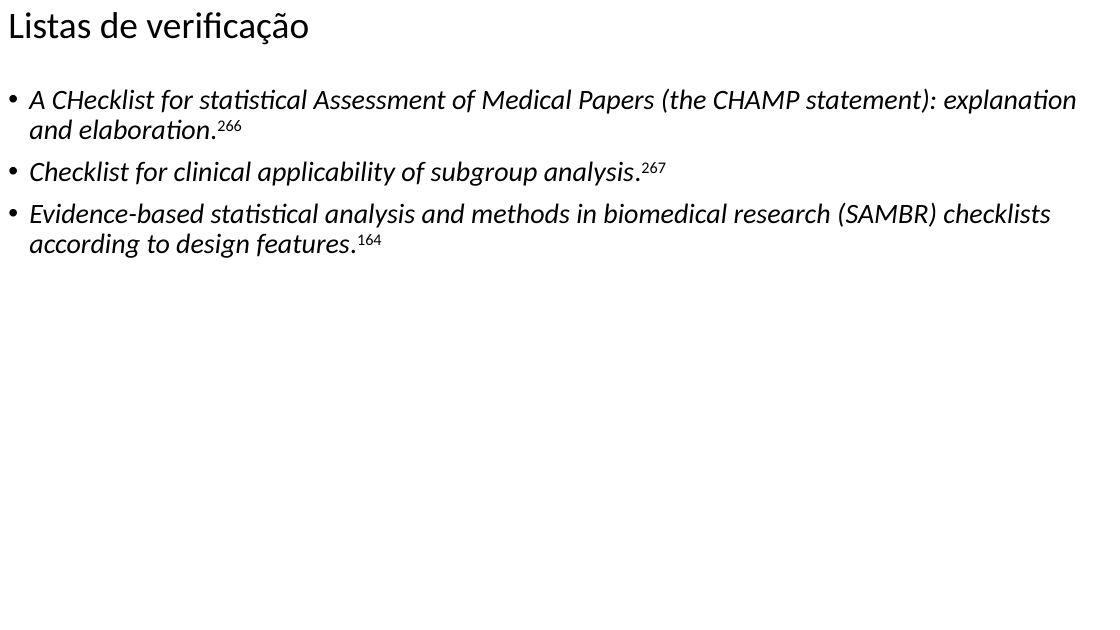
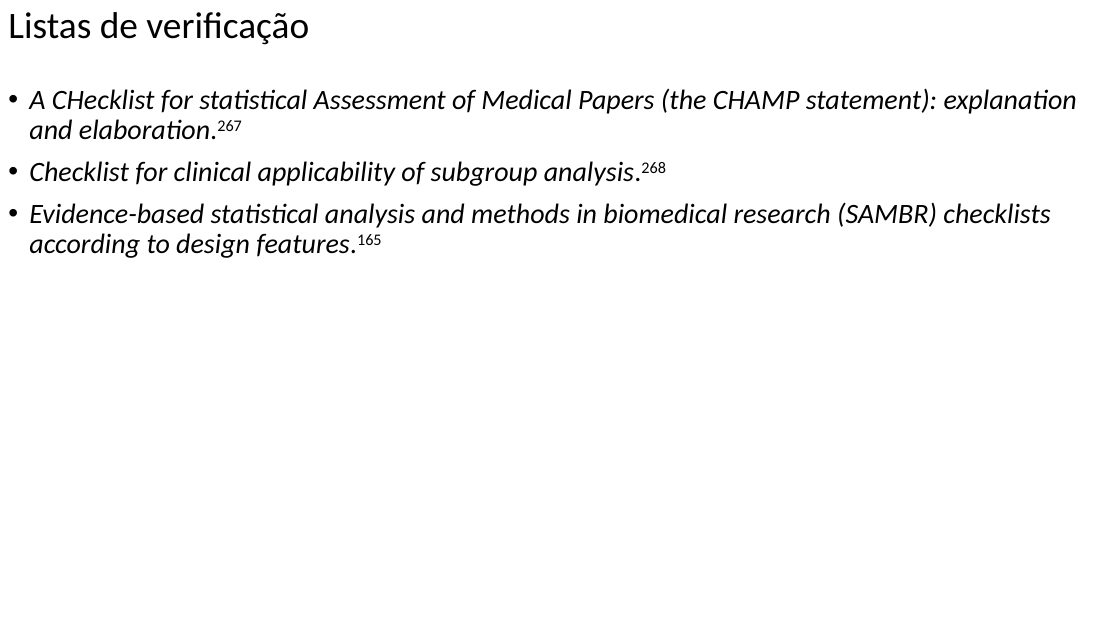
Before and after one commit to FerreiraAS/Ciencia-com-R, a slide deck: slide 175 of docs/Ciencia-com-R.pptx. Drawn at 1120x630 pixels with LibreOffice and Linux fonts; fonts in the diff are those of the drawing. Boxes give left, top, right and bottom in pixels: in the first picture for what was removed or moved away, otherwise in the second. Text is boxed around its words. In the diff, an @@ line names an element or a change of style, - is before the commit and + after.

```diff
--- a/docs/Ciencia-com-R.pptx
+++ b/docs/Ciencia-com-R.pptx
@@ text at (29, 88, 1077, 258): text changed @@
-• A CHecklist for statistical Assessment of Medical Papers (the CHAMP statement): explanation and elaboration.266
-• Checklist for clinical applicability of subgroup analysis.267
-• Evidence-based statistical analysis and methods in biomedical research (SAMBR) checklists according to design features.164
+• A CHecklist for statistical Assessment of Medical Papers (the CHAMP statement): explanation and elaboration.267
+• Checklist for clinical applicability of subgroup analysis.268
+• Evidence-based statistical analysis and methods in biomedical research (SAMBR) checklists according to design features.165
```
Also in this commit, not shown: 31 other slides changed, 37 other files.
